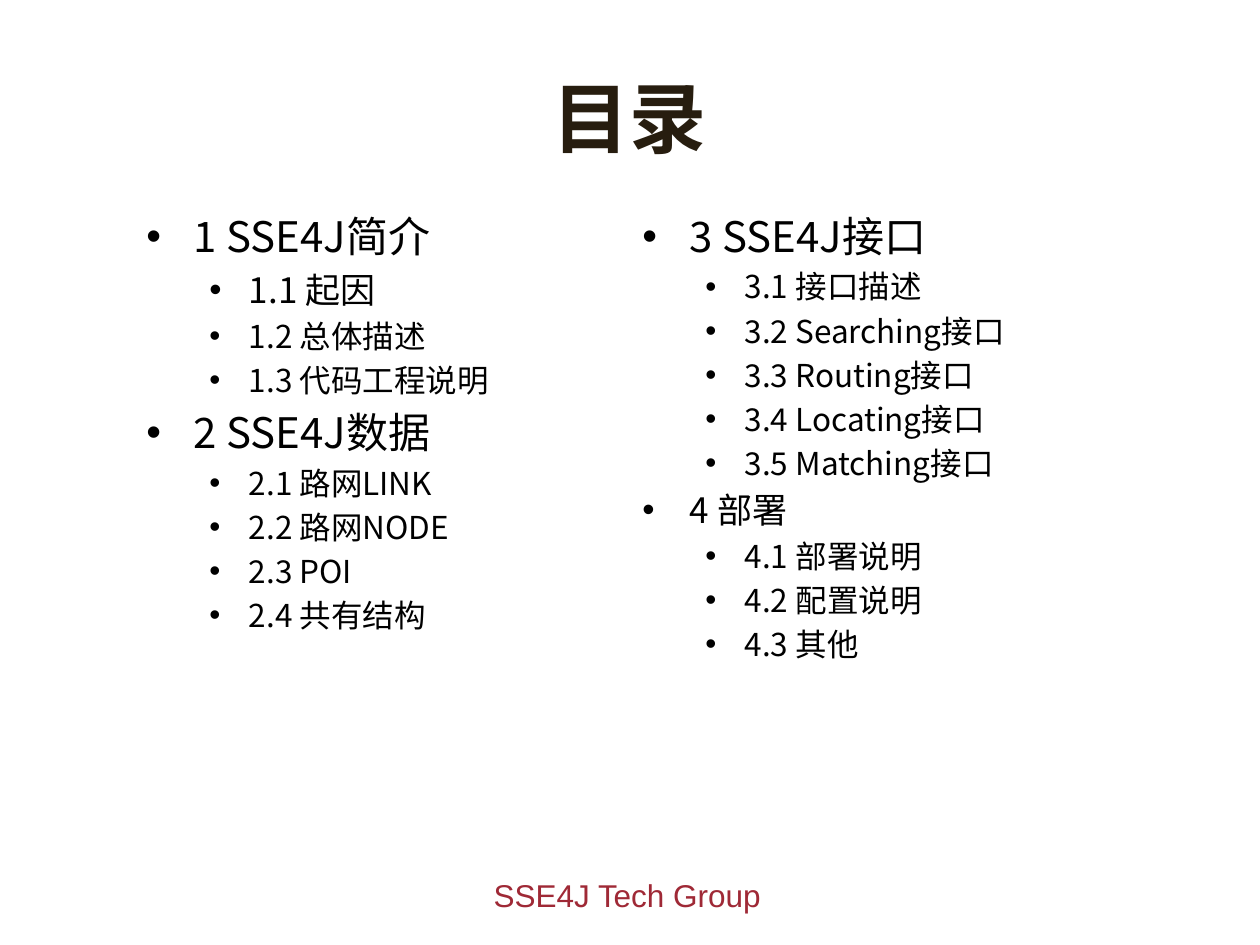
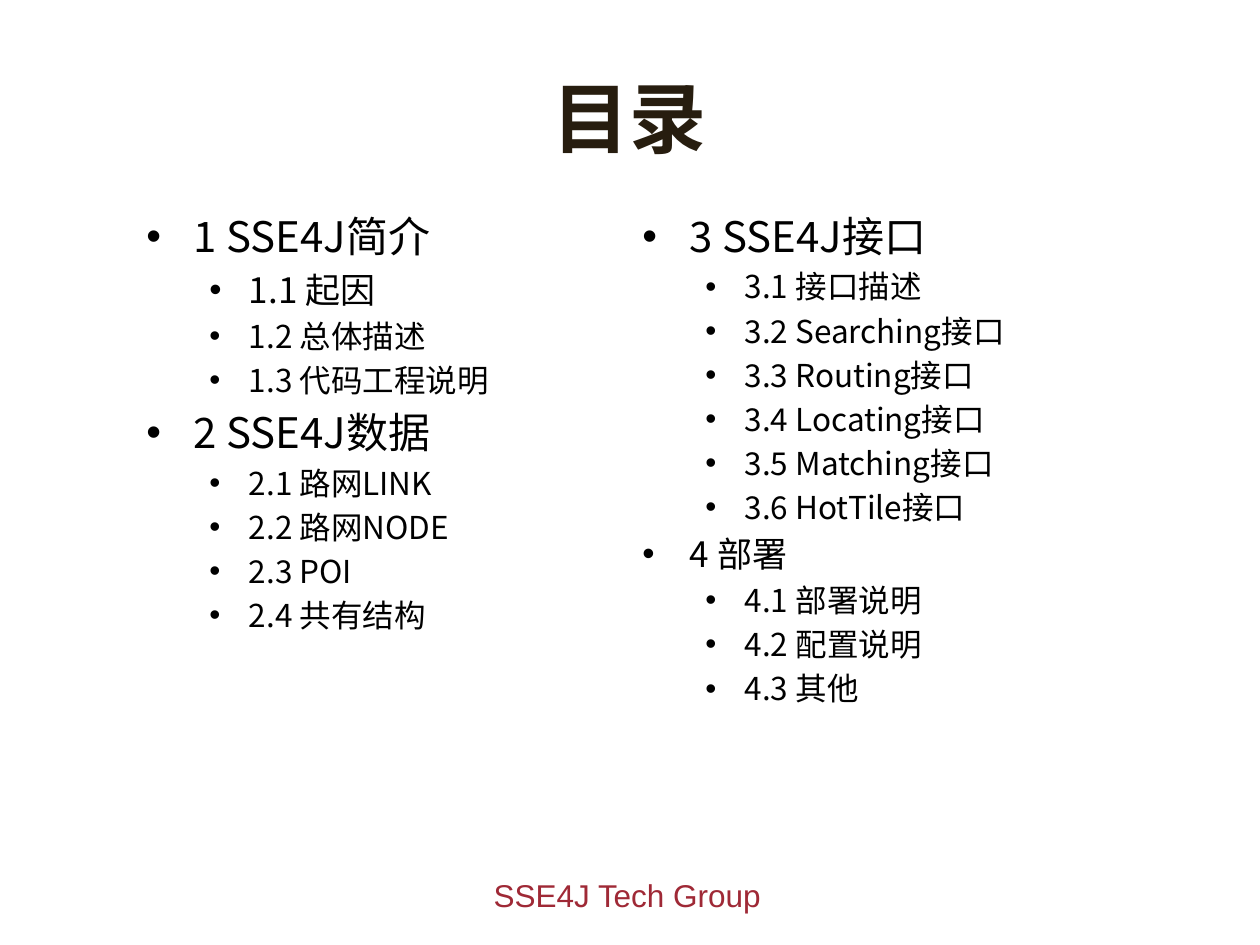
Before and after one commit to giszh86/sse4j, a slide deck: slide 2 of doc/sse4j.pptx. Drawn at 1260x945 pixels with LibreOffice and Linux fonts; fonts in the diff are those of the drawing; background and template pictures are left out. Boxes give left, top, right and bottom in pixels: in the first picture for what was removed or moved away, otherwise in the second. Text is boxed around its words. In the diff, an @@ line names an element or a change of style, - is before the commit and + after.

```diff
--- a/doc/sse4j.pptx
+++ b/doc/sse4j.pptx
@@ text at (x1=745, y1=492, x2=966, y2=522): paragraph added @@
+  • 3.6 HotTile接口
```
Also in this commit, not shown: 10 other slides changed, 1 slide added.
